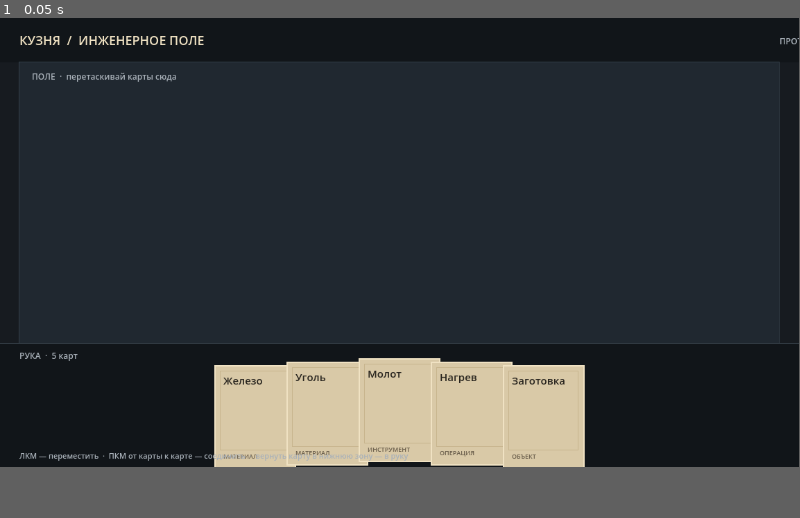
Above: before the commit, frame 1.
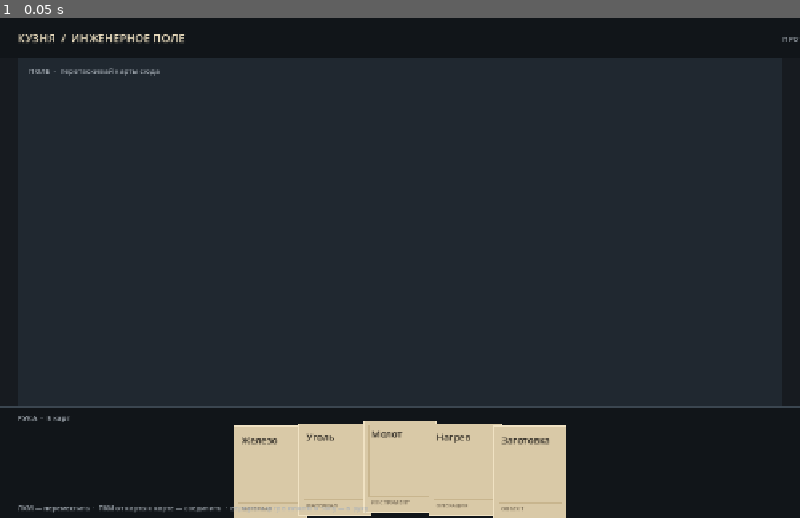
Above: after the commit, the same moment.

Repository: Blyaprint/new-1-bit-kuznya
Game: Godot game, scene res://scenes/board_prototype.tscn
Same seed, same stepped clock (60 frames per second), same inputs: the game is played once before the commit and once after it. Before the commit the project has no main scene; this scene is started directly in both runs.
Inputs:
- Up to frame 1 (0.05 s): no input
In our replay, the window is 799x449 before the commit and 800x500 after it. These sizes can differ from the game's own. Grey fills any space a smaller window leaves; there, only what the larger window draws over its background counts as a difference.

The runs differ from the first frame. In frame 1, 12% of the frame differs, in the area x 0-100%, y 3-100%.

Commit message:
Fix project settings formatting

Diff:
--- a/project.godot
+++ b/project.godot
@@ -10,11 +10,18 @@
 
 [application]
 
-config/name="То, что остаётся"\nrun/main_scene="res://scenes/board_prototype.tscn"
+config/name="То, что остаётся"
+run/main_scene="res://scenes/board_prototype.tscn"
 config/features=PackedStringArray("4.6", "GL Compatibility")
 config/icon="res://icon.svg"
 
-[display]\n\nwindow/size/viewport_width=1280\nwindow/size/viewport_height=800\nwindow/stretch/mode="canvas_items"\n\n[physics]
+[display]
+
+window/size/viewport_width=1280
+window/size/viewport_height=800
+window/stretch/mode="canvas_items"
+
+[physics]
 
 3d/physics_engine="Jolt Physics"
 
